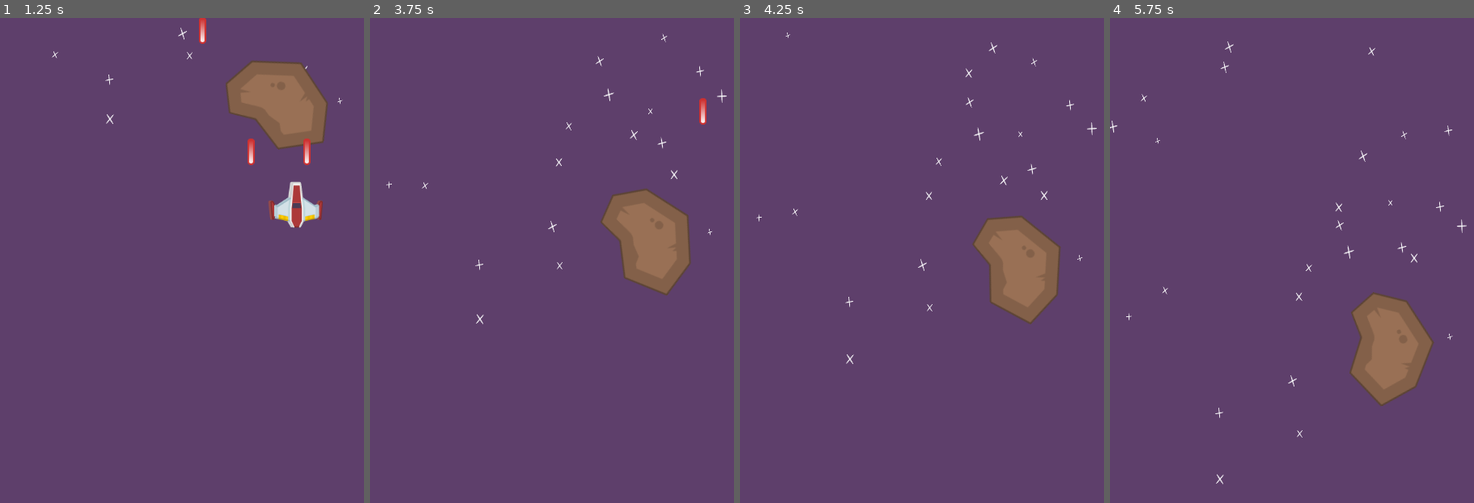
Above: before the commit, frames 1-4 (left to right).
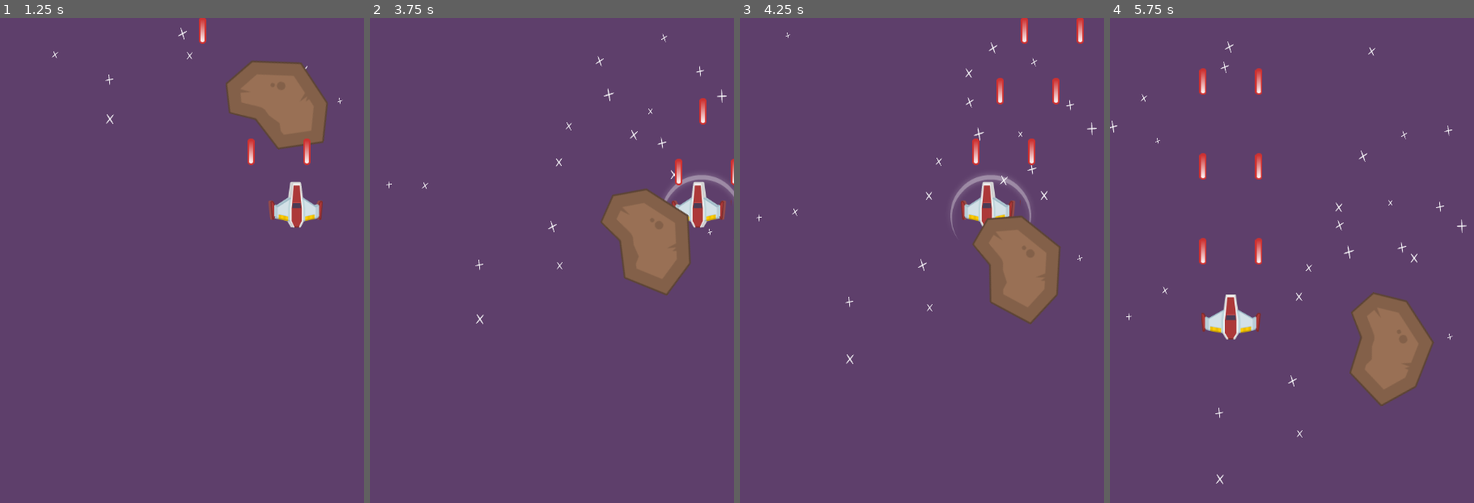
Above: after the commit, the same moments.

Repository: Boyquotes/Bronze-Bison
Game: Godot game, scene res://MainScenes/Gameplay.tscn
Two runs of this game, one before a commit and one after it. Both use one fixed random seed, a clock stepped at 60 frames per second and the inputs below.
Inputs:
- Up to frame 1 (1.25 s): hold D (move_right) from 0.53 s (still down); hold Space (shoot) from 0.53 s (still down)
- Up to frame 2 (3.75 s): release D (move_right) at 1.28 s; release Space (shoot) at 1.28 s; hold S (move_down) 1.28-2.03 s; tap Space (shoot) at 1.35, 2.85 s; hold D (move_right) 2.03-2.78 s; hold Space (shoot) 2.03-2.78 s; hold W (move_up) 2.78-3.53 s; hold A (move_left) from 3.53 s (still down); hold Space (shoot) from 3.53 s (still down)
- Up to frame 3 (4.25 s): keep holding A (move_left); keep holding Space (shoot)
- Up to frame 4 (5.75 s): release Space (shoot) at 4.28 s; tap Space (shoot) at 4.35 s; release A (move_left) at 5.03 s; hold S (move_down) from 5.03 s (still down); hold Space (shoot) from 5.03 s (still down)

Frame 1 is identical in both runs. In frame 2, 1.0% of the frame differs, in the area x 80-100%, y 29-44%; in frame 3, 1.6%, in the area x 57-95%, y 0-45%; in frame 4, 1.4%.

Commit message:
Meteor break effect

Diff:
--- a/Bullet/Bullet.gd
+++ b/Bullet/Bullet.gd
@@ -1,6 +1,8 @@
 extends Area2D
 
 export var speed:float = 500
+
+var pBulletEffect := preload("res://Bullet/BulletEffect.tscn")
 
 func _physics_process(delta):
 	position.y -= (speed * delta)
@@ -12,5 +14,8 @@
 
 func _on_Bullet_area_entered(area):
 	if area.is_in_group("damageable"):
+		var bulletEffect := pBulletEffect.instance()
+		bulletEffect.position = position
+		get_parent().add_child(bulletEffect)
 		area.damage(1)
 		queue_free()
--- /dev/null
+++ b/Bullet/BulletEffect.gd
@@ -0,0 +1,4 @@
+extends Sprite
+
+func _on_Timer_timeout():
+	queue_free()
--- /dev/null
+++ b/Bullet/BulletEffect.tscn
@@ -0,0 +1,16 @@
+[gd_scene load_steps=3 format=2]
+
+[ext_resource path="res://Textures/laserRedShot.png" type="Texture" id=1]
+[ext_resource path="res://Bullet/BulletEffect.gd" type="Script" id=2]
+
+[node name="BulletEffect" type="Sprite"]
+scale = Vector2( 0.3, 0.3 )
+texture = ExtResource( 1 )
+script = ExtResource( 2 )
+
+[node name="Timer" type="Timer" parent="."]
+wait_time = 0.06
+one_shot = true
+autostart = true
+
+[connection signal="timeout" from="Timer" to="." method="_on_Timer_timeout"]
--- a/Meteor/Meteor.gd
+++ b/Meteor/Meteor.gd
@@ -1,4 +1,6 @@
 extends Area2D
+
+var pMeteorEffect := preload("res://Meteor/MeteorEffect.tscn")
 
 export var minSpeed:float = 50
 export var maxSpeed:float = 80
@@ -25,6 +27,9 @@
 func damage(amount: int):
 	life -= amount
 	if life <= 0:
+		var effect := pMeteorEffect.instance()
+		effect.position = position
+		get_parent().add_child(effect)
 		queue_free()
 
 func _on_VisibilityNotifier2D_screen_exited():
--- /dev/null
+++ b/Meteor/MeteorEffect.gd
@@ -0,0 +1,8 @@
+extends CPUParticles2D
+
+func _ready():
+	emitting = true
+
+func _process(delta):
+	if !emitting:
+		queue_free()
--- /dev/null
+++ b/Meteor/MeteorEffect.tscn
@@ -0,0 +1,32 @@
+[gd_scene load_steps=5 format=2]
+
+[ext_resource path="res://Textures/meteorSmall.png" type="Texture" id=1]
+[ext_resource path="res://Meteor/MeteorEffect.gd" type="Script" id=2]
+
+[sub_resource type="Curve" id=2]
+min_value = -50.0
+max_value = 50.0
+_data = [ Vector2( 0.113861, 3.63636 ), 0.0, 0.0, 0, 0, Vector2( 0.514851, -30.9091 ), 3.27921, 0.0, 0, 0 ]
+
+[sub_resource type="Gradient" id=1]
+colors = PoolColorArray( 1, 1, 1, 1, 1, 1, 1, 0 )
+
+[node name="MeteorEffect" type="CPUParticles2D"]
+emitting = false
+lifetime = 5.0
+one_shot = true
+explosiveness = 1.0
+texture = ExtResource( 1 )
+emission_shape = 1
+emission_sphere_radius = 25.0
+direction = Vector2( 0, 0 )
+spread = 180.0
+gravity = Vector2( 0, 0 )
+initial_velocity = 60.0
+initial_velocity_random = 0.2
+angular_velocity = 100.0
+angular_velocity_random = 0.4
+linear_accel_curve = SubResource( 2 )
+scale_amount_random = 0.3
+color_ramp = SubResource( 1 )
+script = ExtResource( 2 )
--- a/Player/Player.gd
+++ b/Player/Player.gd
@@ -2,19 +2,20 @@
 class_name Player
 
 onready var animatedSprite:AnimatedSprite = $AnimatedSprite
-# onready var sprite:Node2D = get_node("Sprite")
-
 onready var firingPositions := $FiringPositions
+onready var fireDelayTimer := $FireDelayTimer
+onready var invincibilityTimer := $InvincibilityTimer
+onready var shieldSprite := $Shield
 
 export var speed: float = 100
+export var fireDelay:float = 0.15
 var vel: Vector2 = Vector2(0,0)
+var plBullet:= preload("res://Bullet/Bullet.tscn")
+var life:int = 3
+var damageInvincibilityTime := 0.5
 
-var plBullet:= preload("res://Bullet/Bullet.tscn")
-
-export var fireDelay:float = 0.15
-onready var fireDelayTimer:= $FireDelayTimer
-
-var life:int = 3
+func _ready():
+	shieldSprite.visible = false
 
 func _process(delta):
 	# Animate
@@ -55,6 +56,14 @@
 
 
 func damage(amount: int):
+	if !invincibilityTimer.is_stopped():
+		return
+	invincibilityTimer.start(damageInvincibilityTime)
+	shieldSprite.visible = true
 	life -= amount
 	if(life <= 0):
 		queue_free()
+
+
+func _on_InvincibilityTimer_timeout():
+	shieldSprite.visible = false
--- a/Player/Player.tscn
+++ b/Player/Player.tscn
@@ -1,7 +1,8 @@
-[gd_scene load_steps=8 format=2]
+[gd_scene load_steps=9 format=2]
 
 [ext_resource path="res://Textures/player_sheet.png" type="Texture" id=1]
 [ext_resource path="res://Player/Player.gd" type="Script" id=2]
+[ext_resource path="res://Textures/shield.png" type="Texture" id=3]
 
 [sub_resource type="CircleShape2D" id=1]
 radius = 33.541
@@ -62,3 +63,12 @@
 
 [node name="FireDelayTimer" type="Timer" parent="."]
 one_shot = true
+
+[node name="InvincibilityTimer" type="Timer" parent="."]
+one_shot = true
+
+[node name="Shield" type="Sprite" parent="."]
+scale = Vector2( 0.75, 0.75 )
+texture = ExtResource( 3 )
+
+[connection signal="timeout" from="InvincibilityTimer" to="." method="_on_InvincibilityTimer_timeout"]
Binary file changed: instructions.txt
Not shown, changed: youtube.txt
